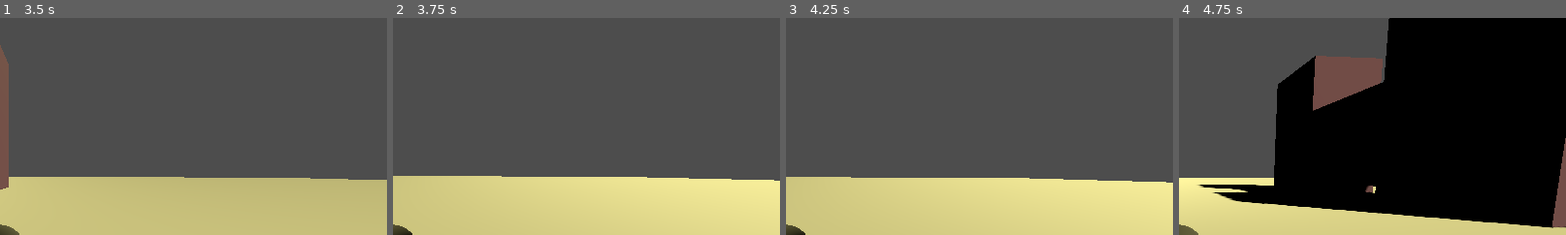
Above: before the commit, frames 1-4 (left to right).
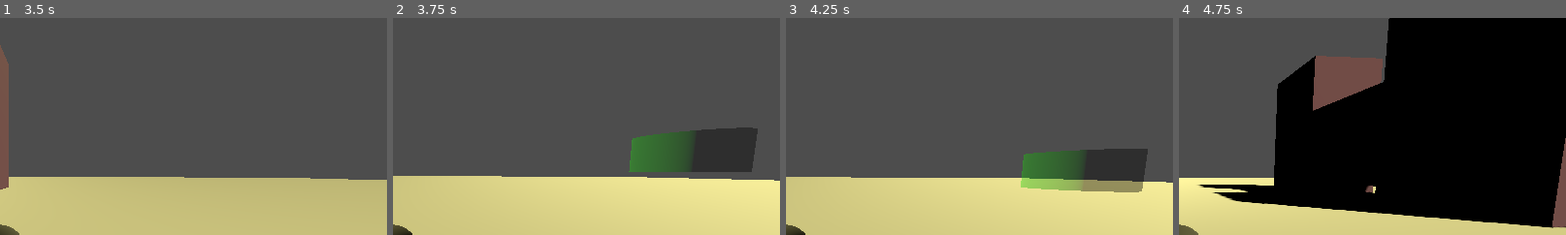
Above: after the commit, the same moments.

Repository: jcxldxr816/catNMouseTest
Game: Godot game, scene res://scenes/environment.tscn
Two runs of this game, one before a commit and one after it. Both use one fixed random seed, a clock stepped at 60 frames per second and the inputs below. The project has no main scene, so this scene is started directly.
Inputs (mouse positions are % of the whole screen's width and height, from its top left):
- Up to frame 1 (3.5 s): tap Enter at 0.5 s; move the mouse to (55, 50) at 0.52 s; hold Shift (shift, bound only after the commit) 0.53-1.28 s; hold Up (ui_up) from 0.53 s (still down); tap Space (jump) at 0.77, 0.8, 1.07, 1.35, 1.52, 1.82, 2.3, 3.02, 3.32 s; move the mouse to (45, 50) at 1.27 s; tap Shift (shift, bound only after the commit) at 1.55, 2.85 s; move the mouse to (52, 48) at 2.02 s; tap Tab (switch) at 2.1 s; move the mouse to (49, 52) at 2.77 s
- Up to frame 2 (3.75 s): keep holding Up (ui_up); move the mouse to (57, 51) at 3.52 s; hold Shift (shift, bound only after the commit) from 3.53 s (still down)
- Up to frame 3 (4.25 s): keep holding Up (ui_up); keep holding Shift (shift, bound only after the commit); tap Space (jump) at 3.77, 3.8, 4.07 s
- Up to frame 4 (4.75 s): keep holding Up (ui_up); move the mouse to (42, 49) at 4.27 s; release Shift (shift, bound only after the commit) at 4.28 s; tap Space (jump) at 4.35, 4.52 s; tap Shift (shift, bound only after the commit) at 4.55 s
The pictures show only the part of the screen within x 50-100%, y 10-60%; the shares and areas given below are measured in that part.

Frame 1 is identical in both runs. In frame 2, 6.0% of the frame differs, in the area x 60-95%, y 50-71%; in frame 3, 5.9%; in frame 4, nothing differs.

Commit message:
Added basic sekiro-style jump mechanic for cat
Also tweaked how mouse exits cat-suit

Diff:
--- a/project.godot
+++ b/project.godot
@@ -51,3 +51,8 @@
 "events": [Object(InputEventKey,"resource_local_to_scene":false,"resource_name":"","device":-1,"window_id":0,"alt_press …(182 unchanged characters)…
 ]
 }
+shift={
+"deadzone": 0.5,
+"events": [Object(InputEventKey,"resource_local_to_scene":false,"resource_name":"","device":-1,"window_id":0,"alt_pressed":false,"shift_pressed":false,"ctrl_pressed":false,"meta_pressed":false,"pressed":false,"keycode":0,"physical_keycode":4194325,"key_label":0,"unicode":0,"echo":false,"script":null)
+]
+}
--- a/scenes/cat.tscn
+++ b/scenes/cat.tscn
@@ -1,9 +1,16 @@
-[gd_scene load_steps=4 format=3 uid="uid://dh8v072vlua6y"]
+[gd_scene load_steps=6 format=3 uid="uid://dh8v072vlua6y"]
 
 [ext_resource type="Script" path="res://scripts/cat.gd" id="1_fwkxy"]
 [ext_resource type="PackedScene" uid="uid://bn08uby61ptha" path="res://scenes/catModel.tscn" id="2_pm7ld"]
 
 [sub_resource type="CapsuleShape3D" id="CapsuleShape3D_4ucc6"]
+
+[sub_resource type="CylinderMesh" id="CylinderMesh_ub25x"]
+height = 0.5
+
+[sub_resource type="StandardMaterial3D" id="StandardMaterial3D_2yhyu"]
+transparency = 1
+albedo_color = Color(0, 1, 0, 0.392157)
 
 [node name="Cat" type="CharacterBody3D"]
 transform = Transform3D(-4.37114e-08, 0, 1, 0, 1, 0, -1, 0, -4.37114e-08, 0, 0, 0)
@@ -26,3 +33,8 @@
 [node name="Camera3D" type="Camera3D" parent="Pivot/SpringArm3D"]
 transform = Transform3D(1, -1.13133e-08, -1.48943e-09, 1.13133e-08, 0.965926, 0.258819, -1.48943e-09, -0.258819, 0.965926, 0, 0, 2)
 fov = 90.0
+
+[node name="jumpLocation" type="MeshInstance3D" parent="."]
+transform = Transform3D(1, 0, 0, 0, 1, 0, 0, 0, 1, -2.18557e-07, 0.25, 5)
+mesh = SubResource("CylinderMesh_ub25x")
+surface_material_override/0 = SubResource("StandardMaterial3D_2yhyu")
--- a/scenes/environment.tscn
+++ b/scenes/environment.tscn
@@ -2,7 +2,7 @@
 
 [ext_resource type="Script" path="res://scripts/environment.gd" id="1_8ewvv"]
 [ext_resource type="PackedScene" uid="uid://c7lcg0ondtpjm" path="res://scenes/cheese.tscn" id="2_p37fu"]
-[ext_resource type="PackedScene" uid="uid://b22wcsut0vmkq" path="res://scripts/mouse.tscn" id="4_5rfca"]
+[ext_resource type="PackedScene" uid="uid://b22wcsut0vmkq" path="res://scenes/mouse.tscn" id="4_5rfca"]
 [ext_resource type="PackedScene" uid="uid://dh8v072vlua6y" path="res://scenes/cat.tscn" id="4_vw5gx"]
 
 [sub_resource type="BoxShape3D" id="BoxShape3D_0jprh"]
--- a/scripts/cat.gd
+++ b/scripts/cat.gd
@@ -17,6 +17,9 @@
 	if event is InputEventMouseMotion:
 		rotate_y(deg_to_rad((-event.relative.x * DEFAULT_SENSITIVITY)))
 
+		$Pivot.rotate_x(deg_to_rad(event.relative.y * DEFAULT_SENSITIVITY))
+		$Pivot.rotation.x = clamp($Pivot.rotation.x, deg_to_rad(-90), deg_to_rad(45))
+
 func _physics_process(delta):
 
 	# Add the DEFAULT_GRAVITY.
@@ -24,14 +27,28 @@
 		velocity.y -= DEFAULT_GRAVITY * delta
 
 	# Handle jump.
-	if Input.is_action_just_pressed("jump") and is_on_floor() and self.visible:
+	if Input.is_action_just_pressed("jump") and not Input.is_action_pressed("shift") and is_on_floor() and DEFAULT_GRAVITY != 0:
 		velocity.y = DEFAULT_JUMP_VELOCITY
+
+	if Input.is_action_just_pressed("ui_up"):
+		if $jumpLocation.position.y <= 4:
+			$jumpLocation.position.y += 1
+	if Input.is_action_just_pressed("ui_down"):
+		if $jumpLocation.position.y >= 1:
+			$jumpLocation.position.y -= 1
+
+	if Input.is_action_pressed("shift") and Input.is_action_just_pressed("jump") and DEFAULT_GRAVITY != 0 and is_on_floor():
+		self.global_transform = $jumpLocation.global_transform
+
+		#self.position.move_toward($jumpLocation.global_position, 3)
+		#self.position.y -= .25
+
 
 	# Get the input direction and handle the movement/deceleration.
 	# As good practice, you should replace UI actions with custom gameplay actions.
 	var input_dir = Input.get_vector("right", "left", "back", "forward")
 	var direction = (transform.basis * Vector3(input_dir.x, 0, input_dir.y)).normalized()
-	if direction and self.visible:
+	if direction and DEFAULT_GRAVITY != 0:
 		if is_on_floor():
 			velocity.x = direction.x * DEFAULT_SPEED
 			velocity.z = direction.z * DEFAULT_SPEED
--- a/scripts/environment.gd
+++ b/scripts/environment.gd
@@ -78,7 +78,6 @@
 		else:
 			grounded = false
 		mouse.global_transform = cat.global_transform
-		mouse.position.y += 2
 
 #func _scoreIncrease():
 	#score += 1
--- a/scripts/mouse.gd
+++ b/scripts/mouse.gd
@@ -4,11 +4,6 @@
 @export var  DEFAULT_JUMP_VELOCITY = 5
 @export var  DEFAULT_GRAVITY = 20
 @export var  DEFAULT_SENSITIVITY = 1
-
-@onready var storedSpeed = DEFAULT_SPEED
-@onready var storedJumpVel = DEFAULT_JUMP_VELOCITY
-@onready var storedGravity = DEFAULT_GRAVITY
-@onready var storedSens = DEFAULT_SENSITIVITY
 
 func _ready():
 	Input.mouse_mode = Input.MOUSE_MODE_CAPTURED
Renamed: scripts/mouse.tscn -> scenes/mouse.tscn
